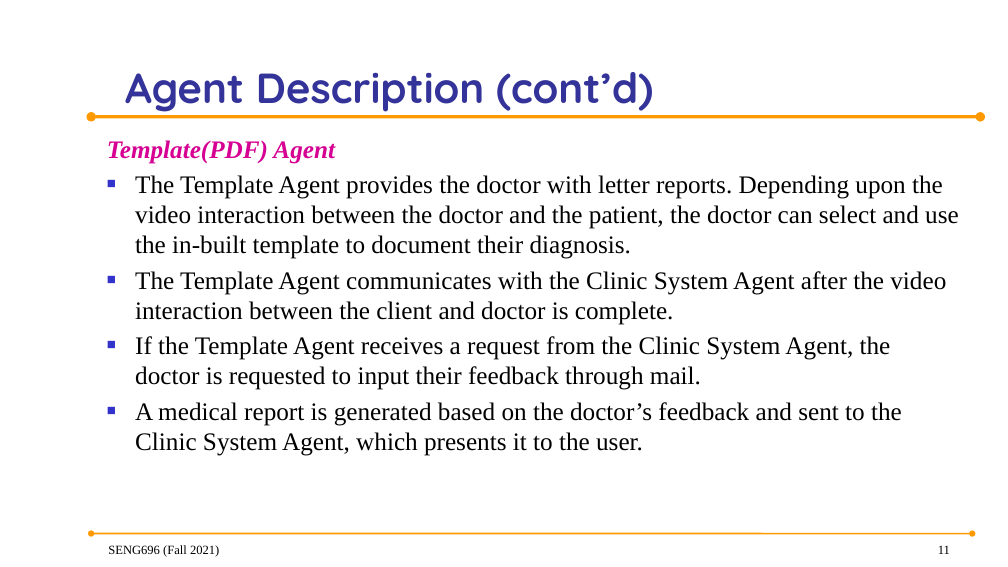
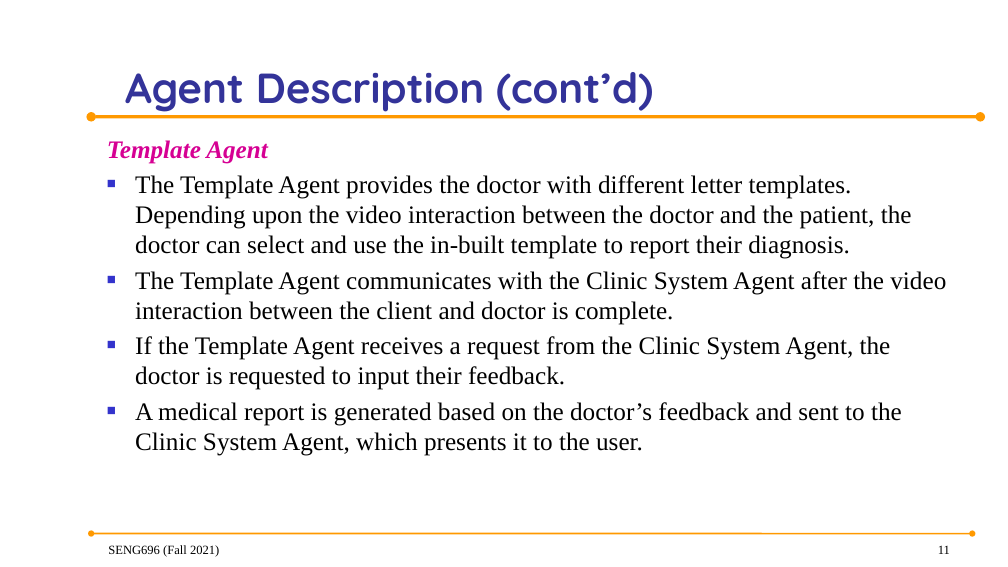
Before and after one commit to anish30145784/SENG696_GroupD, a slide deck: slide 11 of GroupD_ProjectPresentation.pptx. Drawn at 1008x567 pixels with LibreOffice and Linux fonts; fonts in the diff are those of the drawing; background and template pictures are left out. Boxes give left, top, right and bottom in pixels: in the first picture for what was removed or moved away, otherwise in the second. Text is boxed around its words. In the diff, an @@ line names an element or a change of style, - is before the commit and + after.

Commit message:
user defination case  for template and video link agent

```diff
--- a/GroupD_ProjectPresentation.pptx
+++ b/GroupD_ProjectPresentation.pptx
@@ text at box(107, 140, 912, 259): text changed @@
-Template(PDF) Agent
-■ The Template Agent provides the doctor with letter reports. Depending upon the video interaction between the doctor and the patient, the doctor can select and use the in-built template to document their diagnosis.
+Template Agent
+■ The Template Agent provides the doctor with different letter templates. Depending upon the video interaction between the doctor and the patient, the doctor can select and use the in-built template to report their diagnosis.
@@ text at box(135, 336, 891, 390): text changed @@
-■ If the Template Agent receives a request from the Clinic System Agent, the doctor is requested to input their feedback through mail.
+■ If the Template Agent receives a request from the Clinic System Agent, the doctor is requested to input their feedback.
```
Also in this commit, not shown: 6 other slides changed, 4 slides added, 4 slides removed.
